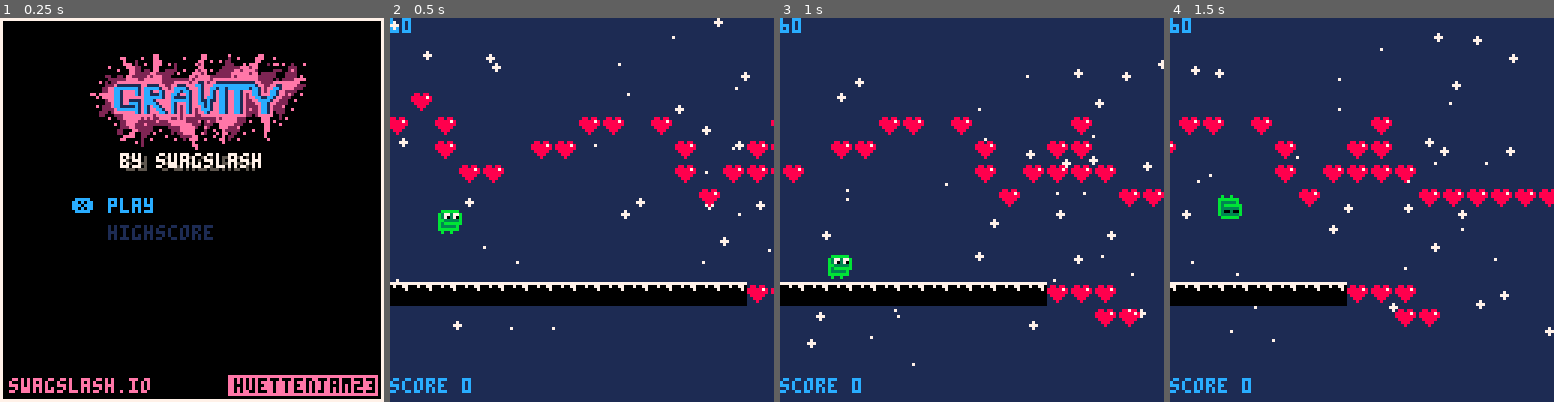
Above: before the commit, frames 1-4 (left to right).
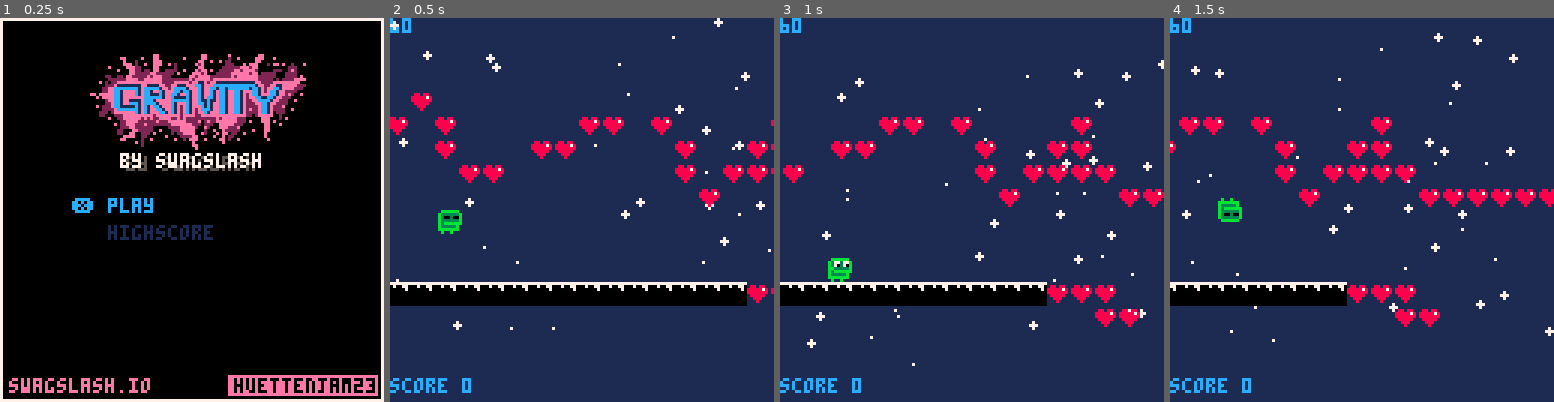
Above: after the commit, the same moments.

Repository: swagslash/huettenjam2023
Game: PICO-8 cartridge huettenjam2023.p8
Two runs of this game, one before a commit and one after it. Both use one fixed random seed, a clock stepped at 60 frames per second and the inputs below.
Inputs:
- Up to frame 1 (0.25 s): no input
- Up to frame 2 (0.5 s): tap X (X key) at 0.33 s
- Up to frame 3 (1 s): tap O (Z key) at 0.7 s
- Up to frame 4 (1.5 s): tap X (X key) at 1.07 s

Frame 1 is identical in both runs. In frame 2, less than 0.1% of the frame differs, in the area x 13-18%, y 50-54%; in frame 3, 0.3%, in the area x 12-19%, y 61-69%; in frame 4, 0.3%.

Commit message:
finish level

Diff:
--- a/scripts/game.lua
+++ b/scripts/game.lua
@@ -1,8 +1,10 @@
 music(0)
 
+player_start_x = 16
+player_start_y = 64
 player = {
-    x = 16,
-    y = 60,
+    x = player_start_x,
+    y = player_start_y,
     fall_direction = 1,  -- 1 down, -1 up
     can_toggle = false,
     last_time_grounded = 0,
@@ -10,6 +12,7 @@
 }
 
 score = 0
+level = 0
 
 player_sprite = 2 -- index of the player-sprite
 solid_flag = 1 -- flag of solid blocks
@@ -26,14 +29,15 @@
 map_level_height = 16 -- portion of the map to load
 
 -- draw offsets for the player and map to position it in the middle of the screen
-global_draw_offset_x = 0;
-global_draw_offset_y = 0;
+global_draw_offset_x = 0
+global_draw_offset_y = 0
 game_over_frames = 120
+
+level_finished_offset = 120
 
 
 -- this is basically _init
 function open_game()
-    game_over_frames = 120
     act_update = update_game
     act_draw = draw_game
 
@@ -43,13 +47,15 @@
         init_snowflake(x)
     end
 
-    map_x_offset = 0
     player.y = 60
     player.fall_direction = 1
-    player.can_toggle = true
+    player.can_toggle = false
     player.last_time_grounded = t() - initial_fall_speed
     player.is_dead = false
 
+    map_x_offset = 0
+    map_y_offset = level * map_level_height
+
     score = 0
 end
 
@@ -57,6 +63,11 @@
     update_snow()
 
     if update_game_over() then
+        return
+    end
+
+    if has_finished() then
+        next_level()
         return
     end
 
@@ -79,7 +90,7 @@
     -- draw snow in background
     draw_snow()
     -- draw map
-    map(0, 0, map_x_offset + global_draw_offset_x, map_y_offset + global_draw_offset_y, 128, map_level_height)
+    map(0, 0, map_x_offset + global_draw_offset_x + map_level_height * level, map_y_offset + global_draw_offset_y, 128, map_level_height)
     -- draw player sprite
     local is_facing_down = player.fall_direction < 0
     local player_sprite = player.can_toggle and 3 or 4
@@ -113,6 +124,7 @@
     if collides_with(y_collision, solid_flag) then
         player.can_toggle = true
         -- last time grounded set in toggle_gravity
+        player.last_time_grounded = t() - initial_fall_speed
     elseif collides_with(y_collision, deadly_flag) then
         game_over()
     else
@@ -125,6 +137,15 @@
     if collides_with(x_collision, solid_flag) then
         game_over()
     end
+end
+
+function has_finished()
+    local map_tiles_passed = map_x_offset / 8
+    return (map_tiles_passed * -1) > level_finished_offset
+end
+
+function next_level()
+    -- advance to next level
 end
 
 function collides_y(offset_y)
